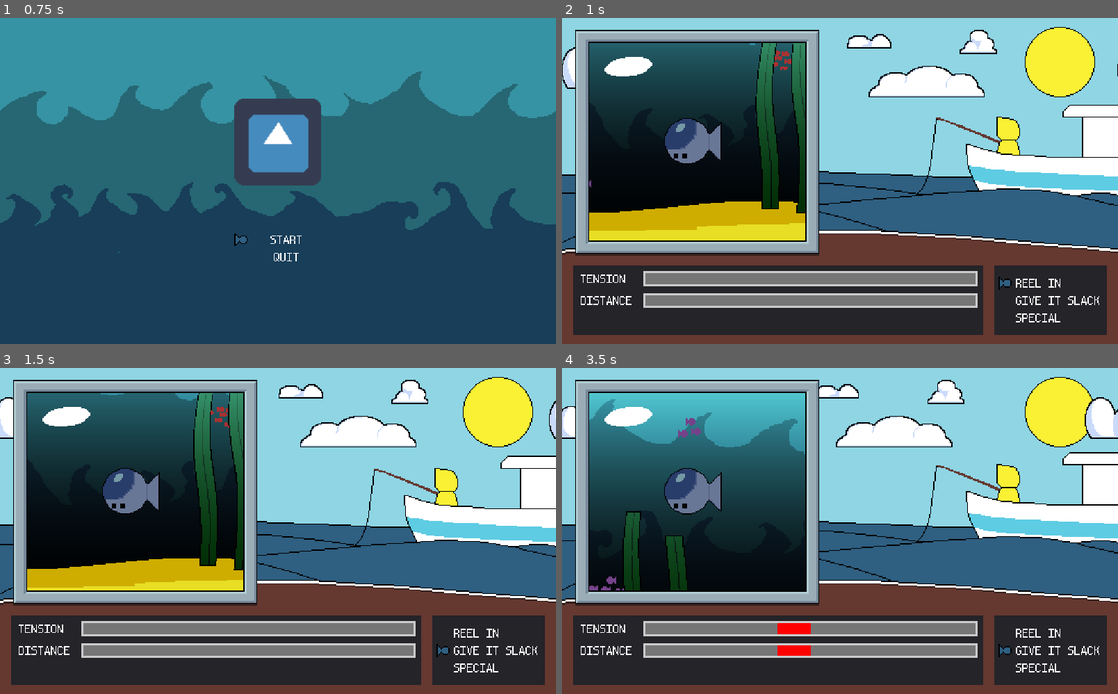
Above: before the commit, frames 1-4 (two rows, left to right).
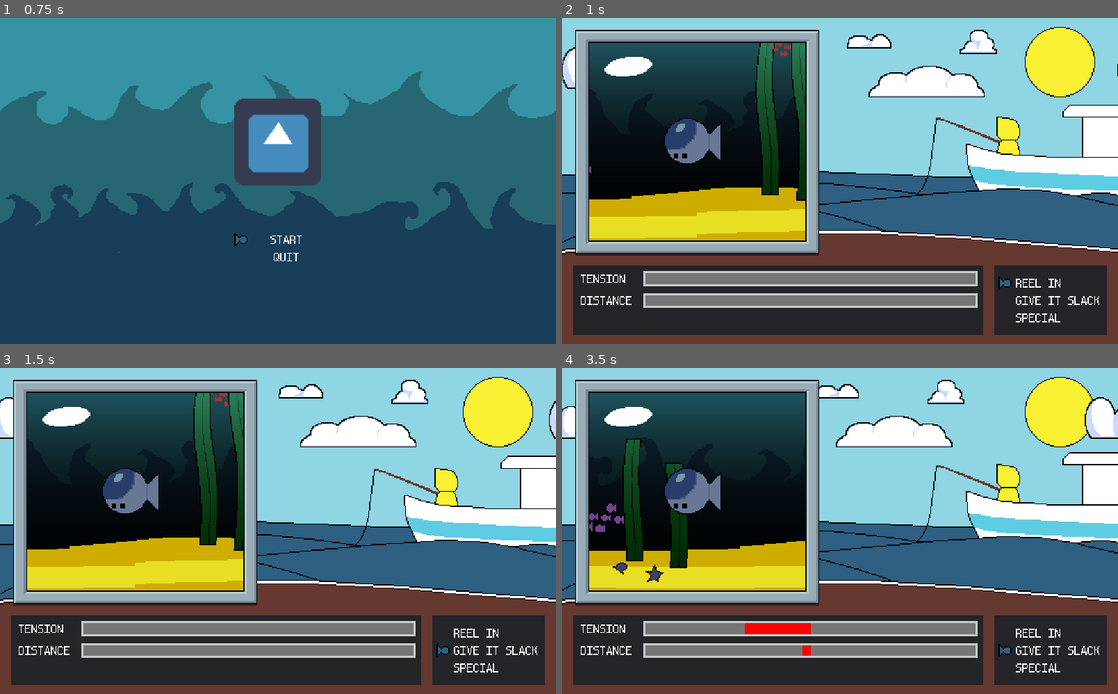
Above: after the commit, the same moments.

Repository: TateKennington/Battle-Fish-Saga
Game: Godot game, scene res://GUI/MainMenu.tscn
Two runs of this game, one before a commit and one after it. Both use one fixed random seed, a clock stepped at 60 frames per second and the inputs below. The engine's default icon, where the game draws it, is replaced by a stand-in: a white triangle on a blue panel in a dark square.
Inputs:
- Up to frame 1 (0.75 s): tap Enter at 0.5 s; hold Up from 0.53 s (still down)
- Up to frame 2 (1 s): keep holding Up; tap Space at 0.77 s
- Up to frame 3 (1.5 s): release Up at 1.28 s; hold Down from 1.28 s (still down)
- Up to frame 4 (3.5 s): tap Space at 1.52, 3.02 s; release Down at 2.03 s; hold Up from 2.03 s (still down)

Frame 1 is identical in both runs. In frame 2, 4.9% of the frame differs, in the area x 4-44%, y 7-69%; in frame 3, 7.0%; in frame 4, 22%, in the area x 4-44%, y 7-89%.

Commit message:
Clean up code, balance ability numbers

Diff:
--- a/Battle.gd
+++ b/Battle.gd
@@ -28,8 +28,6 @@
 	yield(gui, "choose_move")
 	check_end();
 	yield(get_tree().create_timer(1), 'timeout')
-	print("Enemy Turn")
-	#yield(enemy, "animation_finished")
 	enemy.play_turn()
 	yield(enemy, "turn_finished")
 	check_end();
@@ -38,10 +36,10 @@
 func check_end():
 	if distance >= 100:
 		emit_signal("win")
-	if tension >= 100:
+		SceneManager.load_mainmenu();
+	if tension >= 100 || distance <= -100:
 		emit_signal("lose")
-		print("You lose")
-		#get_tree().quit()
+		SceneManager.load_mainmenu();
 
 func on_move(distance_change: float, tension_change: float, move_name: String):
 	print(distance_change)
--- a/Enemy/DonkFish/DonkFish.gd
+++ b/Enemy/DonkFish/DonkFish.gd
@@ -3,12 +3,6 @@
 signal move(distance_change, tension_change, move_name)
 
 func play_turn():
-	emit_signal("move", -10, 0, 'donk')
+	emit_signal("move", -5, 10, 'donk')
 	yield(anim_player, 'animation_finished')
 	.play_turn();
-
-func _process(delta):
-	if Input.is_key_pressed(KEY_UP):
-		global_position.y += -1;
-	if Input.is_key_pressed(KEY_DOWN):
-		global_position.y += 1;
--- a/Enemy/Enemy.gd
+++ b/Enemy/Enemy.gd
@@ -17,7 +17,8 @@
 	anim_player.add_animation(name, animation);
 
 func play_animation(name: String):
-	anim_player.play(name)
+	if anim_player.has_animation(name):
+		anim_player.play(name)
 
 func move(distance_change: float, time = 0.1):
 	print(distance_change)
--- a/Player/Abilities/GiveItSlack/GiveItSlack.gd
+++ b/Player/Abilities/GiveItSlack/GiveItSlack.gd
@@ -1,7 +1,7 @@
 extends "res://Player/Abilities/Ability.gd"
 
 func ability():
-	emit_signal("move", -10, -20, get_name().to_lower())
+	emit_signal("move", 0, -50, get_name().to_lower())
 
 func get_name():
 	return "Give it Slack"
--- a/Player/Abilities/ReelIn/ReelIn.gd
+++ b/Player/Abilities/ReelIn/ReelIn.gd
@@ -3,7 +3,7 @@
 var fish_animation = preload('FishAnimation.tres')
 
 func ability():
-	emit_signal("move", 10, 10, get_name().to_lower())
+	emit_signal("move", 20, 20, get_name().to_lower())
 
 func get_name():
 	return "Reel In"
--- a/SceneManager.gd
+++ b/SceneManager.gd
@@ -2,3 +2,6 @@
 
 func load_battle():
 	get_tree().change_scene('res://Battle.tscn');
+
+func load_mainmenu():
+	get_tree().change_scene('res://GUI/MainMenu.tscn');
